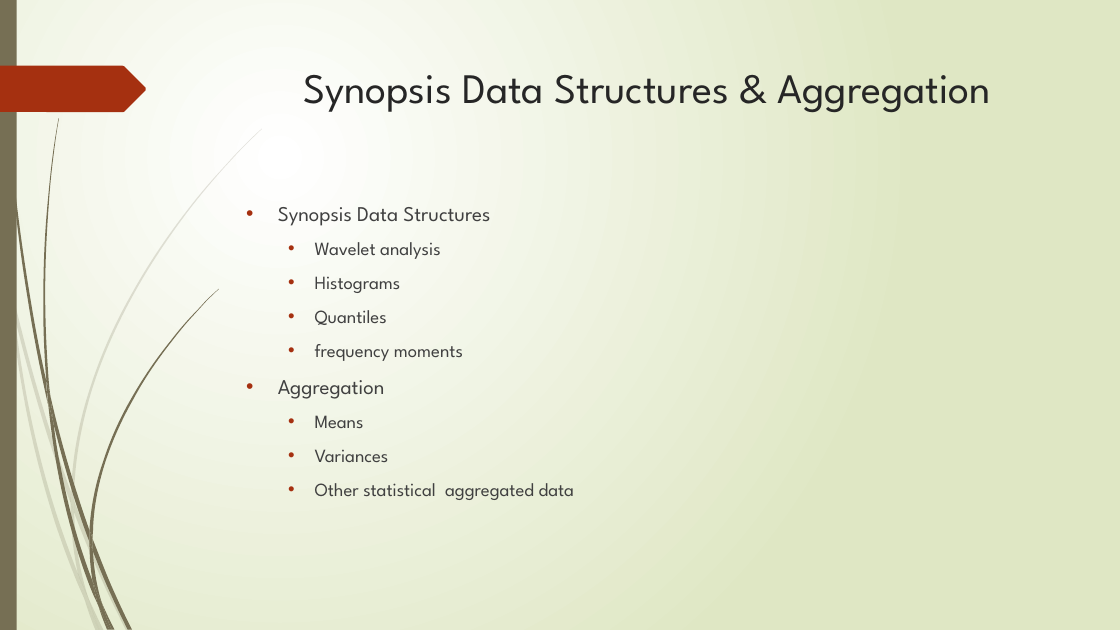
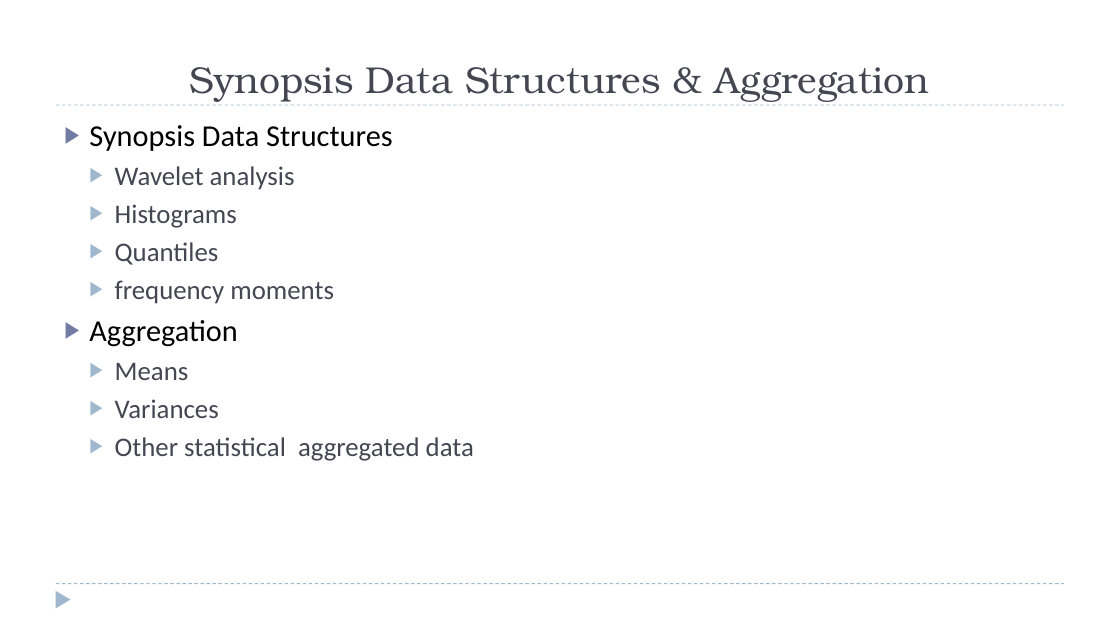
Before and after one commit to zixiaojindao/time-series-survey, a slide deck: slide 8 of slide/data stream mining.pptx. Drawn at 1120x630 pixels with LibreOffice and Linux fonts; fonts in the diff are those of the drawing. Boxes give left, top, right and bottom in pixels: in the first picture for what was removed or moved away, otherwise in the second. Text is boxed around its words. In the diff, an @@ line names an element or a change of style, - is before the commit and + after.

```diff
--- a/slide/data stream mining.pptx
+++ b/slide/data stream mining.pptx
@@ background gradient #FFFFFF to #DFE8C4 to #FFFFFF @@
@@ rectangle removed at (x1=0, y1=0, x2=17, y2=630) @@
@@ title "Synopsis Data Structures & Aggregation" moved from (x1=303, y1=75, x2=991, y2=112) to (x1=190, y1=67, x2=930, y2=102) @@
@@ title "Synopsis Data Structures & Aggregation" at (x1=190, y1=67, x2=930, y2=102): size 36 to 32 pt, font League Spartan to TeX Gyre Bonum, text colour #262626 to #464653; vertical alignment top to bottom @@
@@ freeform shape removed at (x1=0, y1=66, x2=146, y2=112) @@
@@ text "Synopsis Data Structures" moved from (x1=278, y1=207, x2=574, y2=500) to (x1=89, y1=125, x2=474, y2=461) @@
@@ text "Synopsis Data Structures" at (x1=89, y1=125, x2=474, y2=461): size 18 to 26 pt, text colour #404040 to #000000 in "Synopsis Data Structures", "Aggregation"; font League Spartan to Calibri; size 16 to 23 pt, text colour #404040 to #464653 in "Wavelet analysis", "Histograms", "Quantiles", "frequency moments" and 3 more places; bullet • to ▶; less space between paragraphs; bullet colour #A53010 to #727CA3; bullet colour #A53010 to #9FB8CD @@
@@ line added from (56, 105) to (1065, 105), #9FB8CD 0.75 pt dashed @@
@@ line added from (56, 584) to (1065, 584), #9FB8CD 0.75 pt dashed @@
@@ triangle added at (x1=56, y1=591, x2=71, y2=609), fill #9FB8CD @@
@@ group removed at (x1=0, y1=129, x2=262, y2=630): 10 freeform shapes @@
@@ group removed at (x1=3, y1=0, x2=218, y2=630): 12 freeform shapes @@
```
Also in this commit, not shown: 12 other slides changed, 2 other files.
